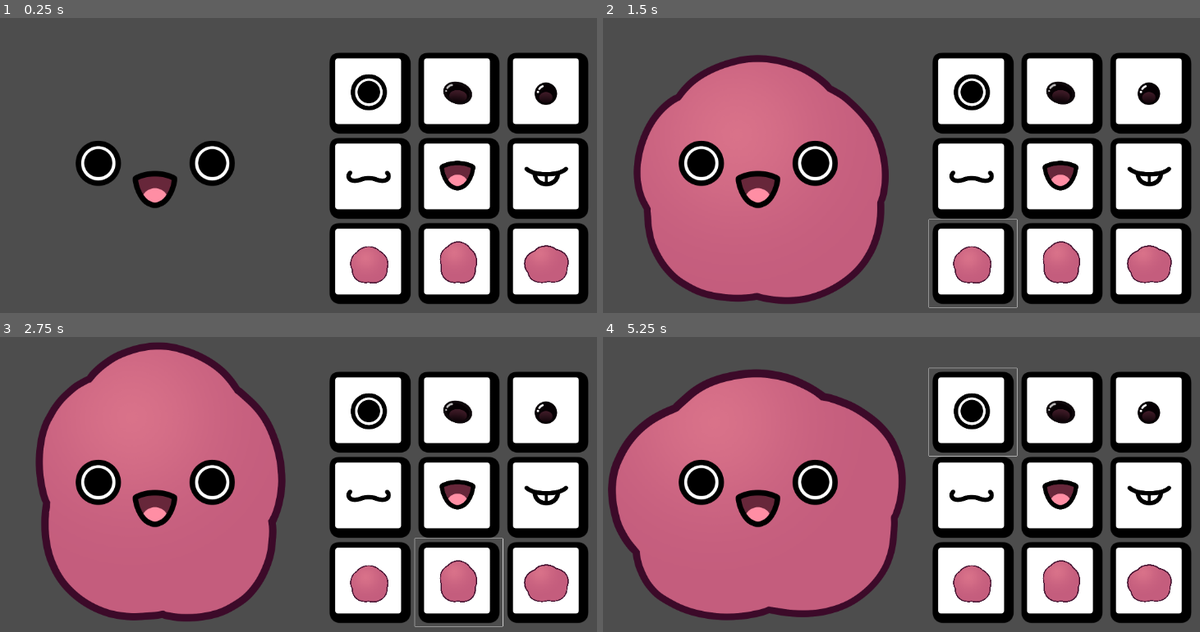
Above: before the commit, frames 1-4 (two rows, left to right).
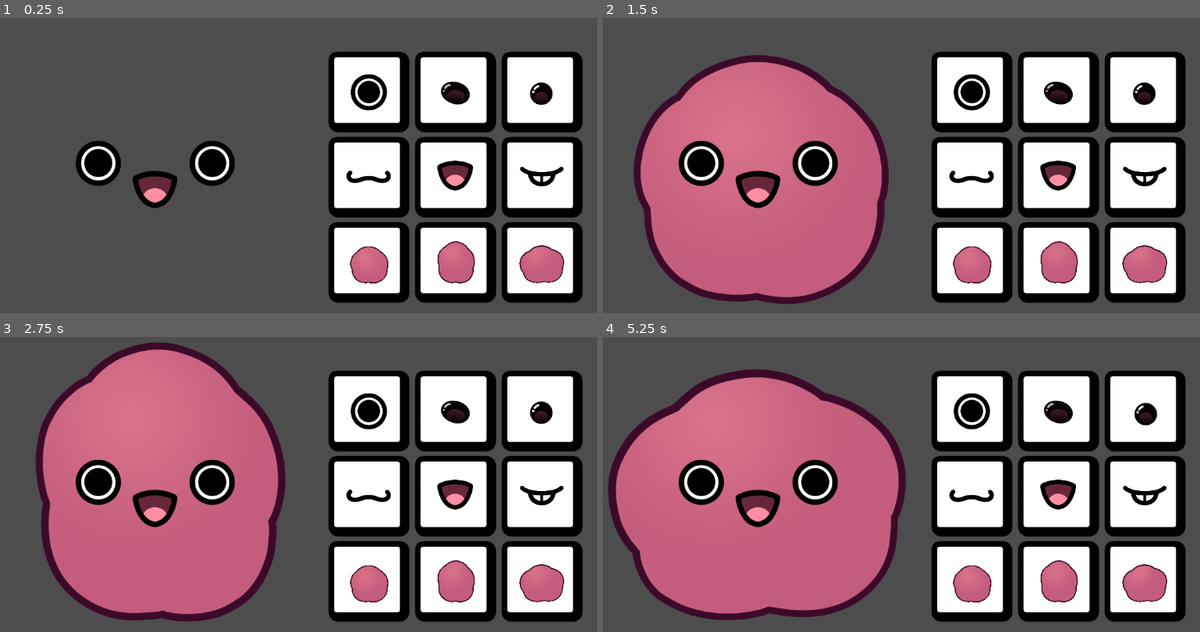
Above: after the commit, the same moments.

Repository: MoaOrLess/FloofMaker
Game: Godot game, scene res://SCENES/learning_1.tscn
The game is run twice, just before and just after one commit, with the same random seed, the same clock (stepped at 60 frames per second) and the same inputs. This scene is started directly instead of the project's main scene.
Inputs (mouse positions are in pixels of both pictures, inside the frame that each line leads up to):
- Up to frame 1 (0.25 s): no input
- Up to frame 2 (1.5 s): click (973, 262) at 0.52 s; click (973, 262) at 1.27 s
- Up to frame 3 (2.75 s): click (459, 581) at 2.02 s
- Up to frame 4 (5.25 s): click (1056, 581) at 2.77 s; click (1152, 581) at 3.52 s; click (1146, 581) at 4.27 s; click (973, 410) at 5.02 s

The runs differ from the first frame. In frame 1, 9.4% of the frame differs, in the area x 55-99%, y 11-97%; in frame 2, 9.6%, in the area x 54-99%, y 11-99%; in frame 3, 9.6%; in frame 4, 9.6%.

Commit message:
One button works like it shoud. Moving the texture right

Diff:
--- a/SCENES/PushButtons.tscn
+++ b/SCENES/PushButtons.tscn
@@ -6,6 +6,8 @@
 [ext_resource type="Texture2D" uid="uid://devju0oy5ngfe" path="res://ART/Eye 1.png" id="3_sc37v"]
 [ext_resource type="Texture2D" uid="uid://wno7cj2gayh3" path="res://ART/Mouth 1.png" id="4_v14rc"]
 [ext_resource type="Texture2D" uid="uid://b6cevu4p1o34n" path="res://ART/Floof 3.png" id="6_fi882"]
+
+[sub_resource type="Theme" id="Theme_a2sc0"]
 
 [node name="PushButtons" type="Node2D"]
 position = Vector2(-1, 0)
@@ -68,6 +70,9 @@
 scale = Vector2(0.65, 0.65)
 columns = 3
 
+[node name="TextureButton" type="TextureButton" parent="UI/GridContainer"]
+layout_mode = 2
+
 [node name="Button 1A" type="Button" parent="UI/GridContainer"]
 layout_mode = 2
 icon = ExtResource("2_ul1jk")
@@ -82,6 +87,11 @@
 expand_mode = 1
 
 [node name="Button 1B" type="Button" parent="UI/GridContainer"]
+layout_mode = 2
+theme = SubResource("Theme_a2sc0")
+icon = ExtResource("2_ul1jk")
+
+[node name="Button 1B2" type="Button" parent="UI/GridContainer"]
 layout_mode = 2
 icon = ExtResource("2_ul1jk")
 
@@ -104,5 +114,6 @@
 
 [connection signal="pressed" from="UI/GridContainer/Button 1A" to="." method="_on_button_1a_pressed"]
 [connection signal="pressed" from="UI/GridContainer/Button 1B" to="." method="_on_button_1b_pressed"]
+[connection signal="pressed" from="UI/GridContainer/Button 1B2" to="." method="_on_button_1b_pressed"]
 [connection signal="pressed" from="UI/GridContainer/Button 1C" to="." method="_on_button_1c_pressed"]
 [connection signal="pressed" from="UI/GridContainer/Button 2A2" to="." method="_on_button_1a_pressed"]
--- a/SCENES/learning_1b.gd
+++ b/SCENES/learning_1b.gd
@@ -23,8 +23,17 @@
 var current_sprite_mouth: Sprite2D = null
 var current_sprite_body: Sprite2D = null
 
+# Global references to button images
+var sprite_inst_eye: Sprite2D
+var sprite_inst_mouth: Sprite2D
+var sprite_inst_body: Sprite2D
+
+
 var texture_item: TextureRect
 signal click
+
+var pressed_offset = Vector2(5, 5)  # Add offset for position change when pressed
+
 
 
 func _ready() -> void:
@@ -150,70 +159,97 @@
 	create_button_body(grid_container, BUTTON_OFF, BODY_WIDE)
 
 func create_button_eye(parent, button_texture, eye_texture):
-	var button_inst_eye = Button.new()
+	var button_inst_eye = TextureButton.new()
 	parent.add_child(button_inst_eye)
-	button_inst_eye.flat = true
-	var text_inst_eye = Sprite2D.new()
-
-
-	button_inst_eye.icon = button_texture
-	button_inst_eye.add_child(text_inst_eye)
-	text_inst_eye.texture = eye_texture
-
-	var button_height = button_inst_eye.icon.get_height()
-	var button_width = button_inst_eye.icon.get_width()
-	text_inst_eye.position = Vector2(button_width/2,button_height/2)
-	text_inst_eye.scale = Vector2(0.80,0.80)
-
-	button_inst_eye.pressed.connect(button_is_pressed_eye.bind(text_inst_eye.texture))
+	button_inst_eye.focus_mode = false
+	sprite_inst_eye = Sprite2D.new()
+
+
+	button_inst_eye.texture_normal = button_texture
+	button_inst_eye.texture_pressed = BUTTON_ON
+	button_inst_eye.add_child(sprite_inst_eye)
+	sprite_inst_eye.texture = eye_texture
+
+	var button_height = button_inst_eye.texture_normal.get_height()
+	var button_width = button_inst_eye.texture_normal.get_width()
+	sprite_inst_eye.position = Vector2(button_width/2,button_height/2)
+	sprite_inst_eye.scale = Vector2(0.80,0.80)
+
+	button_inst_eye.pressed.connect(button_is_pressed_eye.bind(sprite_inst_eye.texture))
 
 func create_button_mouth(parent, button_texture, mouth_texture):
-	var button_inst_mouth = Button.new()
+	var button_inst_mouth = TextureButton.new()
 	parent.add_child(button_inst_mouth)
-	button_inst_mouth.flat = true
-	var text_inst_mouth = Sprite2D.new()
-
-
-	button_inst_mouth.icon = button_texture
-	button_inst_mouth.add_child(text_inst_mouth)
-	text_inst_mouth.texture = mouth_texture
-
-	var button_height = button_inst_mouth.icon.get_height()
-	var button_width = button_inst_mouth.icon.get_width()
-	text_inst_mouth.position = Vector2(button_width/2,button_height/2)
-	text_inst_mouth.scale = Vector2(0.80,0.80)
-
-	button_inst_mouth.pressed.connect(button_is_pressed_mouth.bind(text_inst_mouth.texture))
+	button_inst_mouth.focus_mode = false
+	sprite_inst_mouth = Sprite2D.new()
+
+
+	button_inst_mouth.texture_normal = button_texture
+	button_inst_mouth.texture_pressed = BUTTON_ON
+	button_inst_mouth.add_child(sprite_inst_mouth)
+	sprite_inst_mouth.texture = mouth_texture
+
+	var button_height = button_inst_mouth.texture_normal.get_height()
+	var button_width = button_inst_mouth.texture_normal.get_width()
+	sprite_inst_mouth.position = Vector2(button_width/2 ,button_height/2)
+	sprite_inst_mouth.scale = Vector2(0.80,0.80)
+
+	button_inst_mouth.pressed.connect(button_is_pressed_mouth.bind(sprite_inst_mouth.texture))
 
 func create_button_body(parent, button_texture, body_texture):
-	var button_inst_body = Button.new()
+	var button_inst_body = TextureButton.new()
 	parent.add_child(button_inst_body)
-	button_inst_body.flat = true
-	var text_inst_body = Sprite2D.new()
-
-
-	button_inst_body.icon = button_texture
-	button_inst_body.add_child(text_inst_body)
-	text_inst_body.texture = body_texture
-
-	var button_height = button_inst_body.icon.get_height()
-	var button_width = button_inst_body.icon.get_width()
-	text_inst_body.position = Vector2(button_width/2,button_height/2)
-	text_inst_body.scale = Vector2(0.15,0.15)
-
-	button_inst_body.pressed.connect(button_is_pressed_body.bind(text_inst_body.texture))
+	#button_inst_body.flat = true
+	button_inst_body.focus_mode = false
+	sprite_inst_body = Sprite2D.new()
+
+
+	button_inst_body.texture_normal = button_texture
+	button_inst_body.texture_pressed = BUTTON_ON
+	button_inst_body.add_child(sprite_inst_body)
+	sprite_inst_body.texture = body_texture
+
+
+	var button_height = button_inst_body.texture_normal.get_height()
+	var button_width = button_inst_body.texture_normal.get_width()
+	sprite_inst_body.position = Vector2(button_width/2,button_height/2)
+	sprite_inst_body.scale = Vector2(0.15,0.15)
+
+	#button_inst_body.pressed.connect(button_is_pressed_body.bind(sprite_inst_body.texture))
+	button_inst_body.button_down.connect(button_is_pressed_body.bind(sprite_inst_body.texture))
+	button_inst_body.pressed.connect(button_is_released_body)
+
+func button_is_released_body():
+	move_text_inst_position(sprite_inst_body, - pressed_offset)
 
 func button_is_pressed_eye(texture):
 	spawn_texture_eye(texture)
-	print(str(texture))
-	print('Button pressed, sprite updated')
+	move_text_inst_position(sprite_inst_eye, pressed_offset)
+	print(sprite_inst_eye)
+
+	await get_tree().create_timer(0.2).timeout
+	move_text_inst_position(sprite_inst_eye, -pressed_offset)
 
 func button_is_pressed_mouth(texture):
 	spawn_texture_mouth(texture)
-	print(str(texture))
-	print('Button pressed, sprite updated')
+	move_text_inst_position(sprite_inst_mouth, pressed_offset)
+	print(sprite_inst_mouth)
+
+	await get_tree().create_timer(0.2).timeout
+	move_text_inst_position(sprite_inst_mouth, -pressed_offset)
+
 
 func button_is_pressed_body(texture):
 	spawn_texture_body(texture)
-	print(str(texture))
-	print('Button pressed, sprite updated')
+	move_text_inst_position(sprite_inst_body, pressed_offset)
+	print(sprite_inst_body)
+
+	#await get_tree().create_timer(0.2).timeout
+
+
+
+
+
+func move_text_inst_position(item_sprite, offset):
+	if item_sprite != null:
+		item_sprite.position = item_sprite.position + offset  # Move the sprite by the offset
Not shown: 1 places in SCENES/PushButtons.tscn that only renumber resources
